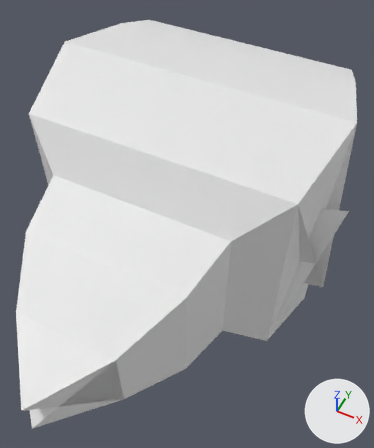
The OBJ model Assets/Models/ships/modules/cockpit_basic.obj, before and after one commit.
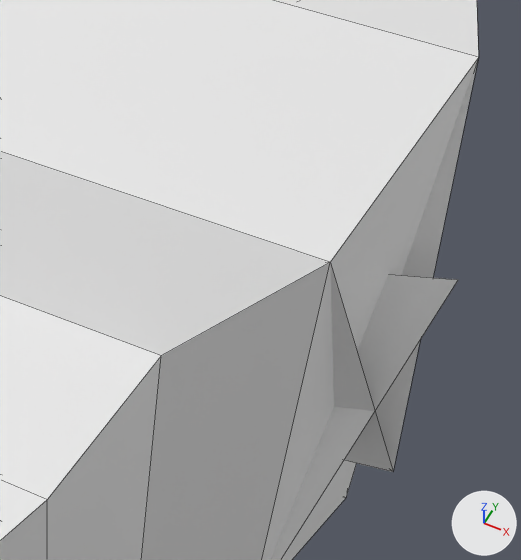
There are two pictures of each version: one whole from a 50 mm lens placed at (3.01, -4.89, 6.71), pointed at (0.39, 0.37, 0.14), one close up on the part from 45% to 100% of the width and 22% to 72% of the height. Arrows for +X, +Y and +Z are at lower right; the lights stay in place. The close-ups show mesh edges as thin lines. Where no turn or scale is listed for an object, it has been applied to the vertices.

Objects in the first close-up: 'cockpit_basic'.
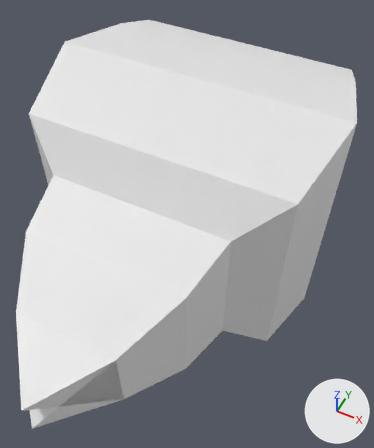
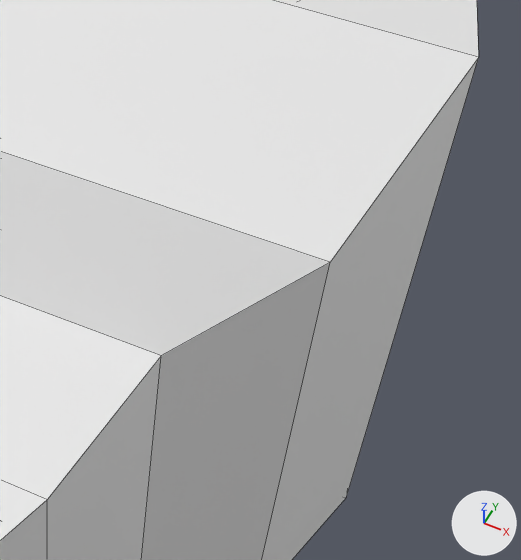
Changed parts and their boxes (x1, y1, x2, y2) in the close-ups (521 x 560 px):
part 1 of me_cockpit_basic, deleted
    before: (271, 60, 478, 560)

Diff of the bpy script that builds the scene:
```diff
--- a/Assets/Models/ships/modules/cockpit_basic.obj.py
+++ b/Assets/Models/ships/modules/cockpit_basic.obj.py
@@ me_cockpit_basic @@
 me_cockpit_basic.from_pydata(...)  # 37 vertices, 39 faces; spans x -2.8..2.8, y -3.5..3.5, z -2.2..2.2
 # used by ob_cockpit_basic; location = (0.0, 0.0, 0.0)
 # verts and faces of me_cockpit_basic; kept vertices keep their numbers, new ones are numbered from 37
 # before: 8 (-2.5, 1.5, -2.2), 9 (2.5, 1.5, -2.2) at pixel (346, 497), 10 (2.5, 1.5, 2.2) at pixel (478, 57), 11 (-2.5, 1.5, 2.2), 13 (2.2, 0.0, -1.8)
 # before: 14 (2.2, 0.0, 1.8) at pixel (330, 262), 17 (1.5, -0.5, -1.2), 30 (-2.8, 1.0, -1.0), 31 (2.8, 1.0, -1.0) at pixel (393, 471), 32 (2.8, 1.0, 1.0) at pixel (458, 279)
 # before: 33 (-2.3, 0.5, -1.5), 34 (-2.3, -0.5, -1.5), 35 (2.3, 0.5, -1.5), 36 (2.3, -0.5, -1.5)
+# me_cockpit_basic part 1
+delete_vertices([*range(30, 37)])  # with the faces that use them
```
